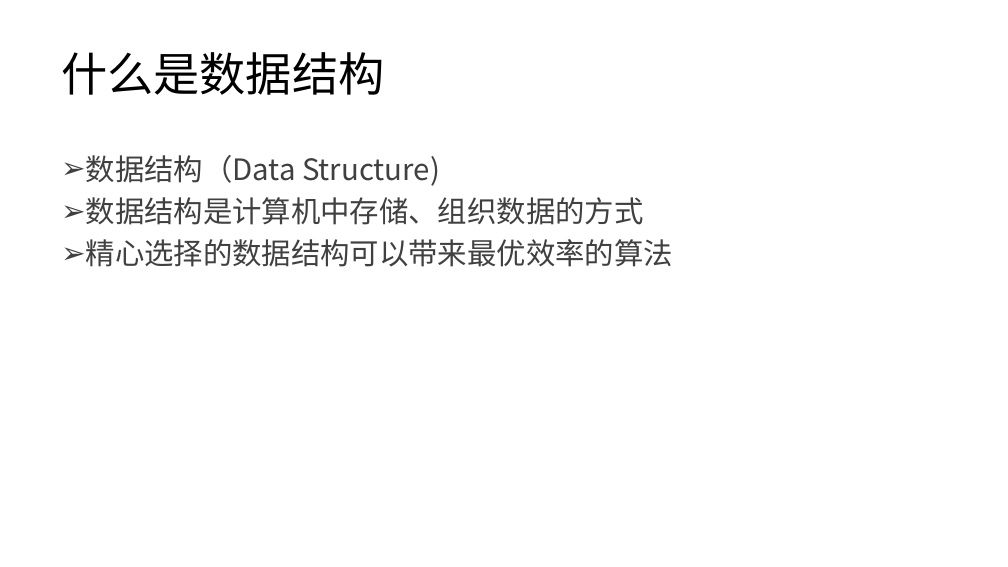
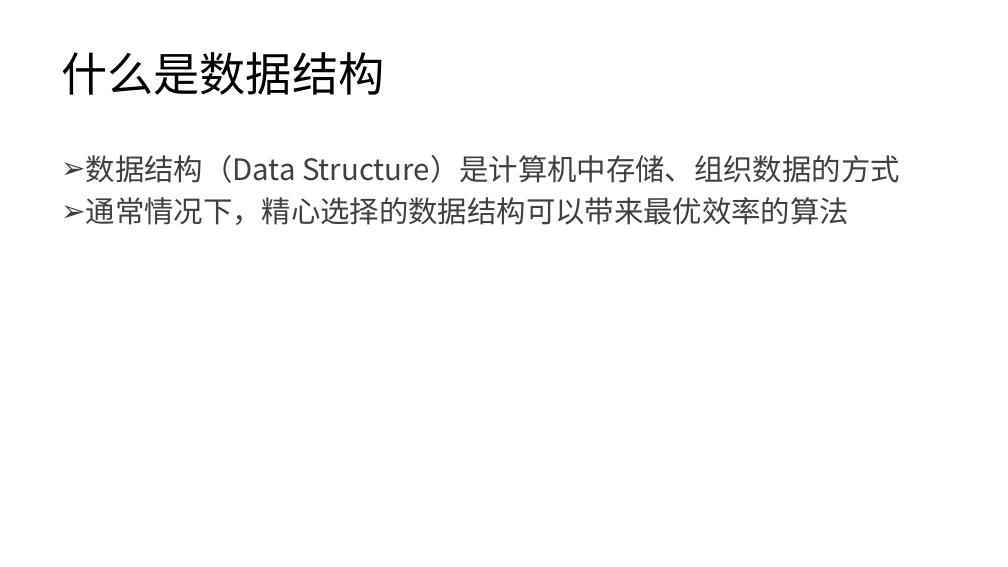
Before and after one commit to lezhang-thu/data-structure, a slide deck: slide 2 of linear-list/2022秋季-数据结构-第1章-概论.pptx. Drawn at 1008x567 pixels with LibreOffice and Linux fonts; fonts in the diff are those of the drawing. Boxes give left, top, right and bottom in pixels: in the first picture for what was removed or moved away, otherwise in the second. Text is boxed around its words. In the diff, an @@ line names an element or a change of style, - is before the commit and + after.

```diff
--- a/linear-list/2022秋季-数据结构-第1章-概论.pptx
+++ b/linear-list/2022秋季-数据结构-第1章-概论.pptx
@@ text at (86,155,900,225): text changed @@
-➢ 数据结构（Data Structure)
-➢ 数据结构是计算机中存储、组织数据的方式
-➢ 精心选择的数据结构可以带来最优效率的算法
+➢ 数据结构（Data Structure）是计算机中存储、组织数据的方式
+➢ 通常情况下，精心选择的数据结构可以带来最优效率的算法
```
Also in this commit, not shown: 1 other slide changed, 5 other files.
